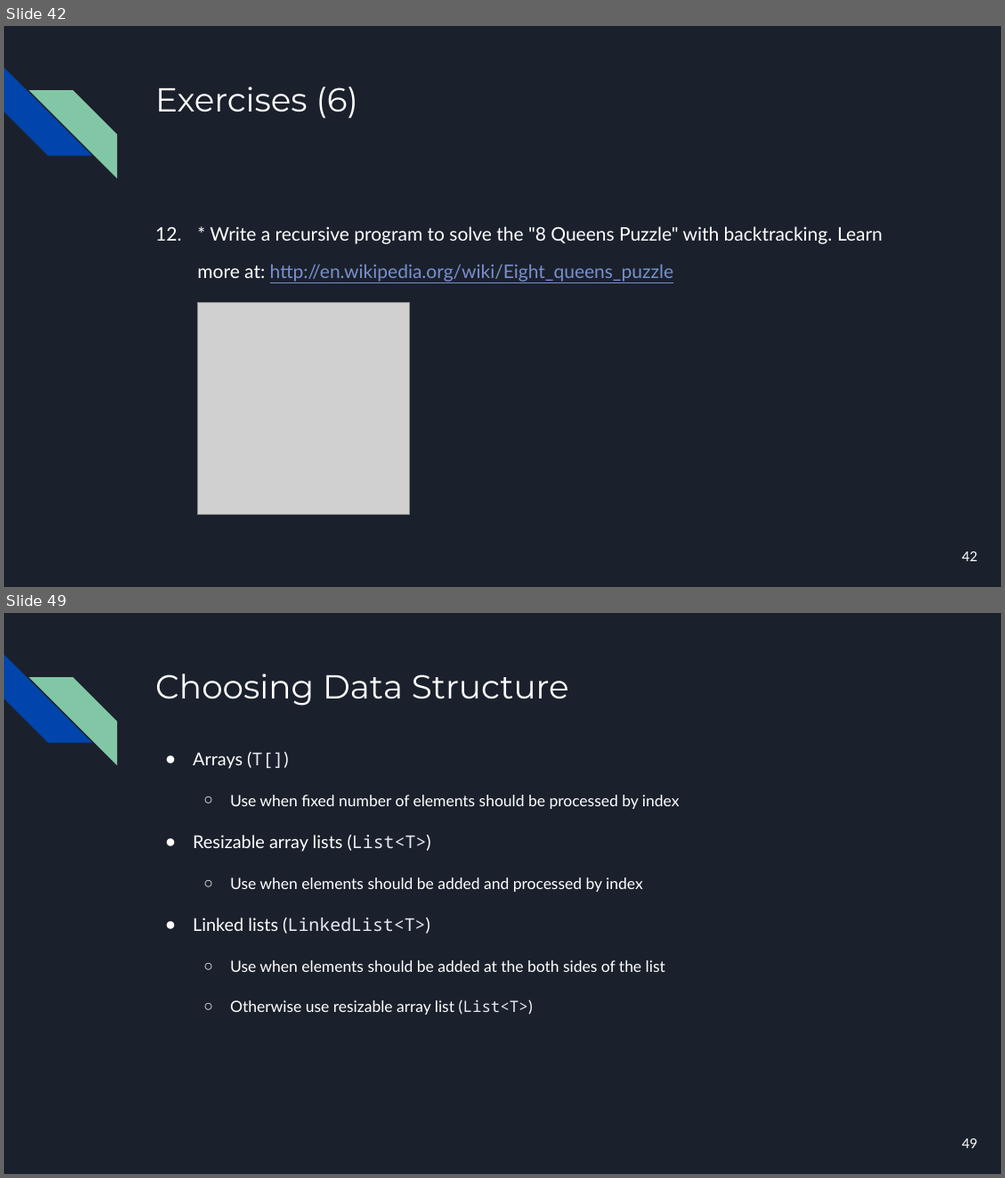
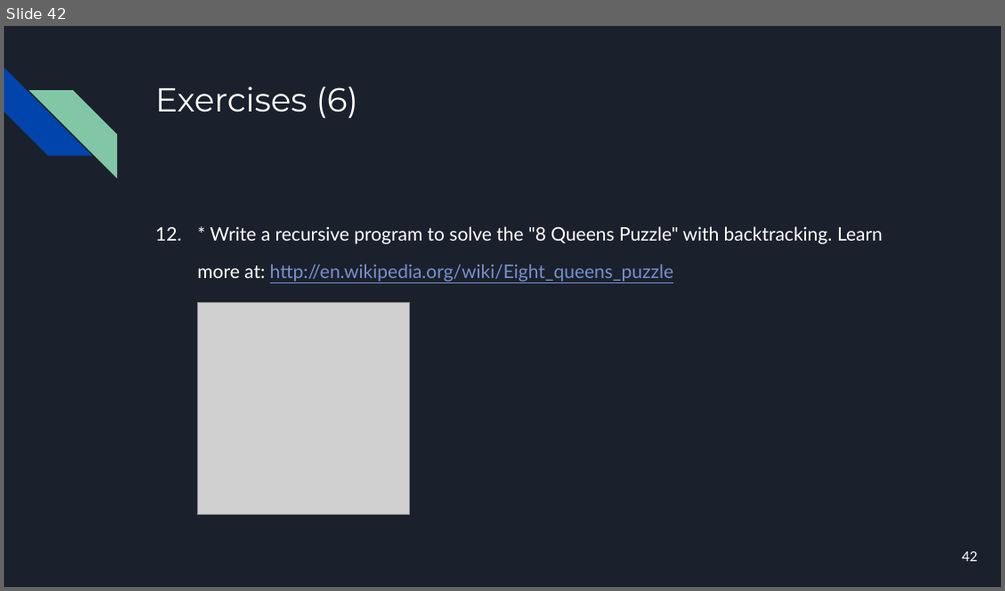
Before and after one commit to bulhard/DSA2022, a slide deck: _Presentations/08 Recursion.pptx. Shown one above the other, each under a label of ours: slides 42 and 49 before the commit, slide 42 after it; the slides between them are not shown. The pictures are 1005x1178 and 1005x591 pixels, drawn with LibreOffice and Linux fonts; fonts in the diff are those of the drawing; grey boxes stand for pictures. Boxes give left, top, right and bottom in pixels: in the first picture for what was removed or moved away, otherwise in the second. Text is boxed around its words. In the diff, an @@ line names an element or a change of style, - is before the commit and + after.

```diff
--- a/_Presentations/08 Recursion.pptx
+++ b/_Presentations/08 Recursion.pptx
@@ slide 49 removed at (4, 613, 1001, 1174), background #1B212C; not listed: 2 template elements that a slide beside it also shows @@
@@ title removed at (155, 674, 569, 706) @@
-Choosing Data Structure
@@ text removed at (193, 752, 680, 1014) @@
-● Arrays (T[])
-  ○ Use when fixed number of elements should be processed by index
-● Resizable array lists (List<T>)
-  ○ Use when elements should be added and processed by index
-● Linked lists (LinkedList<T>)
-  ○ Use when elements should be added at the both sides of the list
-  ○ Otherwise use resizable array list (List<T>)
@@ page number removed at (962, 1138, 978, 1148) @@
-49
```
Also in this commit, not shown: 12 other slides removed.
